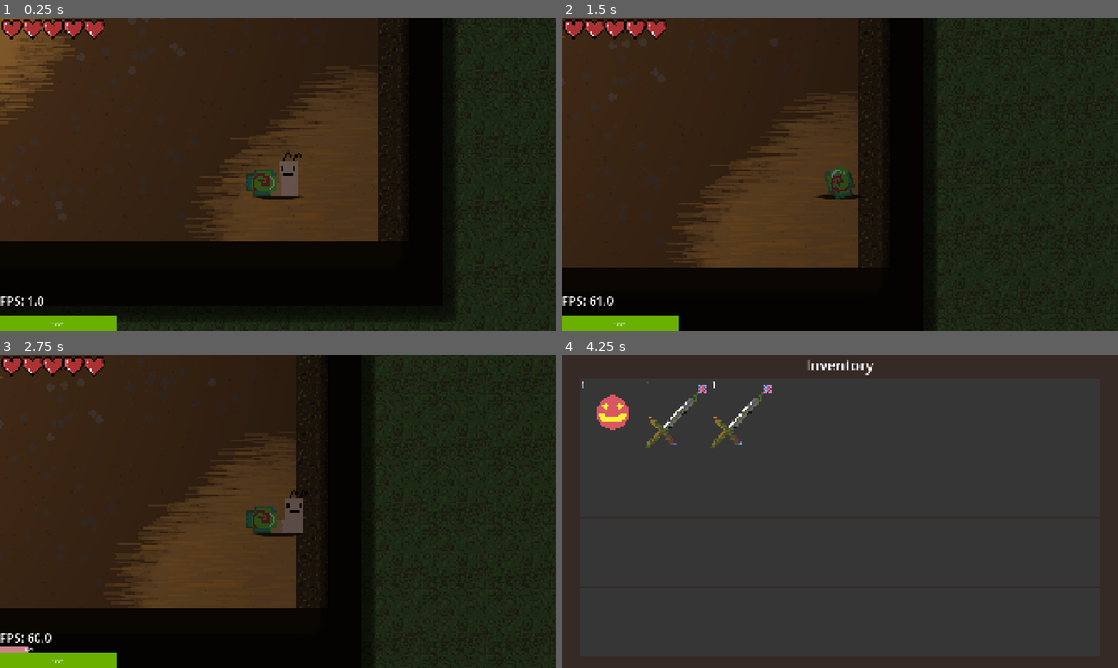
Above: before the commit, frames 1-4 (two rows, left to right).
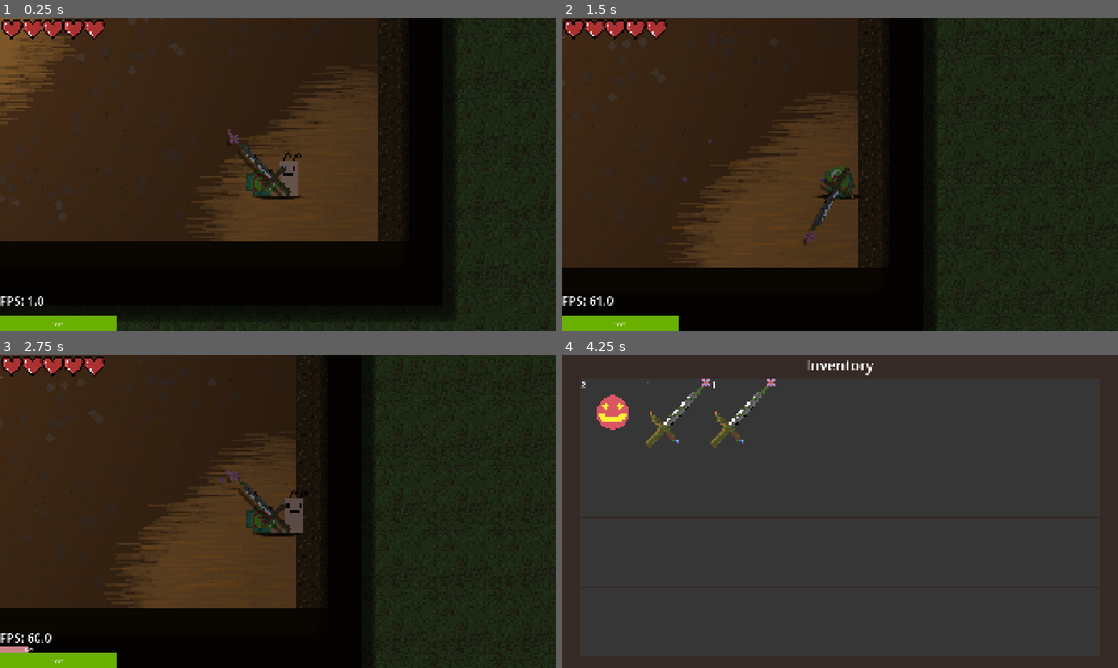
Above: after the commit, the same moments.

Repository: mark4pro/rogue-like
Game: Godot game, scene res://worldGen/testGen.tscn
The game is run twice, just before and just after one commit, with the same random seed, the same clock (stepped at 60 frames per second) and the same inputs. Sound files missing from this copy of the repository are replaced by a short silence.
Inputs (mouse positions are in pixels of both pictures, inside the frame that each line leads up to):
- Up to frame 1 (0.25 s): no input
- Up to frame 2 (1.5 s): tap Enter at 0.5 s; move the mouse to (962, 158) at 0.52 s; hold D (right) 0.53-1.28 s; tap Ctrl (roll) at 0.6 s; click (962, 158) at 0.67 s; move the mouse to (728, 190) at 1.27 s; hold S (down) from 1.28 s (still down); tap F6 (free_cam) at 1.35 s
- Up to frame 3 (2.75 s): tap Ctrl (roll) at 1.55, 2.3 s; move the mouse to (333, 442) at 2.02 s; release S (down) at 2.03 s; hold D (right) from 2.03 s (still down); tap E (interact) at 2.1 s
- Up to frame 4 (4.25 s): tap Space at 2.75 s; move the mouse to (812, 574) at 2.77 s; release D (right) at 2.78 s; hold W (up) 2.78-3.53 s; tap Ctrl (roll) at 2.85, 3.8 s; click (812, 574) at 2.92 s; move the mouse to (1006, 558) at 3.52 s; hold A (left) from 3.53 s (still down); hold Shift (sprint) from 3.53 s (still down); tap I (inventory) at 4.15 s

The runs differ from the first frame. In frame 1, 0.5% of the frame differs, in the area x 41-53%, y 35-57%; in frame 2, 0.4%; in frame 3, 0.5%; in frame 4, 0.9%, in the area x 3-39%, y 7-30%.
Error after the commit: Cannot call method 'is_playing' on a null value. (res://Script/weapons/basic_sword.gd:22)

Commit message:
epic shit

Diff:
--- a/Assets/items/over_grown.tres
+++ b/Assets/items/over_grown.tres
@@ -2,13 +2,16 @@
 
 [ext_resource type="Texture2D" uid="uid://bbofvvd4rwy0v" path="res://Assets/imgs/weapons/over_grown.png" id="1_ai7fc"]
 [ext_resource type="Script" uid="uid://8d6fyj0lrxpo" path="res://Script/Res/weaponItem.gd" id="1_iqc8k"]
+[ext_resource type="PackedScene" uid="uid://blrmnsogahhbg" path="res://Assets/prefabs/weapons/over_grown.tscn" id="3_es8wj"]
 
 [resource]
 script = ExtResource("1_iqc8k")
-id = 100
+weaponScene = ExtResource("3_es8wj")
+id = 35
 name = "Over Grown"
 itemType = 1
 itemIcon = ExtResource("1_ai7fc")
 equippable = true
 stackable = false
+cost = 50
 metadata/_custom_type_script = "uid://8d6fyj0lrxpo"
--- a/Assets/prefabs/player.tscn
+++ b/Assets/prefabs/player.tscn
@@ -2,6 +2,7 @@
 
 [ext_resource type="Script" uid="uid://bfgy714al867q" path="res://Script/player_controller.gd" id="1_fj04p"]
 [ext_resource type="Texture2D" uid="uid://bgy1rvpqhpbh1" path="res://Assets/imgs/Bob-sheet.png" id="2_fj04p"]
+[ext_resource type="PackedScene" uid="uid://blrmnsogahhbg" path="res://Assets/prefabs/weapons/over_grown.tscn" id="3_ev7rh"]
 [ext_resource type="Texture2D" uid="uid://bcetjsof4a06x" path="res://Assets/imgs/UI/heart.png" id="3_g621r"]
 [ext_resource type="Texture2D" uid="uid://b70aujp6bewbx" path="res://Assets/imgs/effects/shadow.png" id="4_gmoaq"]
 [ext_resource type="Script" uid="uid://dwmaslk0joqji" path="res://Script/inventory_ui.gd" id="5_w0l5f"]
@@ -329,6 +330,92 @@
 [sub_resource type="StyleBoxFlat" id="StyleBoxFlat_mbpd7"]
 bg_color = Color(0.7901416, 0.51239294, 0.5351781, 1)
 
+[sub_resource type="Animation" id="Animation_wwh7s"]
+length = 0.001
+tracks/0/type = "value"
+tracks/0/imported = false
+tracks/0/enabled = true
+tracks/0/path = NodePath("RotPoint/WeaponRotPoint/WeaponPivot:z_index")
+tracks/0/interp = 1
+tracks/0/loop_wrap = true
+tracks/0/keys = {
+"times": PackedFloat32Array(0),
+"transitions": PackedFloat32Array(1),
+"update": 1,
+"values": [0]
+}
+tracks/1/type = "value"
+tracks/1/imported = false
+tracks/1/enabled = true
+tracks/1/path = NodePath("RotPoint/WeaponRotPoint/WeaponPivot:rotation")
+tracks/1/interp = 1
+tracks/1/loop_wrap = true
+tracks/1/keys = {
+"times": PackedFloat32Array(0),
+"transitions": PackedFloat32Array(1),
+"update": 0,
+"values": [-0.7853982]
+}
+tracks/2/type = "value"
+tracks/2/imported = false
+tracks/2/enabled = true
+tracks/2/path = NodePath("RotPoint/WeaponRotPoint/WeaponPivot:position")
+tracks/2/interp = 1
+tracks/2/loop_wrap = true
+tracks/2/keys = {
+"times": PackedFloat32Array(0),
+"transitions": PackedFloat32Array(1),
+"update": 0,
+"values": [Vector2(2, 2)]
+}
+
+[sub_resource type="Animation" id="Animation_8tub1"]
+resource_name = "swing"
+length = 0.5000042
+step = 0.041666668
+tracks/0/type = "value"
+tracks/0/imported = false
+tracks/0/enabled = true
+tracks/0/path = NodePath("RotPoint/WeaponRotPoint/WeaponPivot:position")
+tracks/0/interp = 1
+tracks/0/loop_wrap = true
+tracks/0/keys = {
+"times": PackedFloat32Array(0, 0.125, 0.25, 0.375, 0.5),
+"transitions": PackedFloat32Array(1, 1, 1, 1, 1),
+"update": 0,
+"values": [Vector2(0, 5), Vector2(5, 2.5), Vector2(10, 2), Vector2(5, -2.5), Vector2(0, -5)]
+}
+tracks/1/type = "value"
+tracks/1/imported = false
+tracks/1/enabled = true
+tracks/1/path = NodePath("RotPoint/WeaponRotPoint/WeaponPivot:rotation")
+tracks/1/interp = 1
+tracks/1/loop_wrap = true
+tracks/1/keys = {
+"times": PackedFloat32Array(0, 0.25, 0.5),
+"transitions": PackedFloat32Array(1, 1, 1),
+"update": 0,
+"values": [-0.7853982, -5.497787, -7.0685835]
+}
+tracks/2/type = "value"
+tracks/2/imported = false
+tracks/2/enabled = true
+tracks/2/path = NodePath("RotPoint/WeaponRotPoint/WeaponPivot:z_index")
+tracks/2/interp = 1
+tracks/2/loop_wrap = true
+tracks/2/keys = {
+"times": PackedFloat32Array(0, 0.20833333, 0.29166666, 0.5),
+"transitions": PackedFloat32Array(1, 1, 1, 1),
+"update": 1,
+"values": [0, 0, -1, -1]
+}
+
+[sub_resource type="AnimationLibrary" id="AnimationLibrary_i87ed"]
+_data = {
+&"RESET": SubResource("Animation_wwh7s"),
+&"swing": SubResource("Animation_8tub1")
+}
+
 [node name="Player" type="RigidBody2D" unique_id=2014763879 groups=["Player"]]
 process_mode = 3
 z_index = 3
@@ -354,6 +441,15 @@
 animation = &"death"
 speed_scale = 4.005
 
+[node name="WeaponRotPoint" type="Node2D" parent="RotPoint" unique_id=1132085405]
+
+[node name="WeaponPivot" type="Node2D" parent="RotPoint/WeaponRotPoint" unique_id=1604896126]
+position = Vector2(2, 2)
+rotation = -0.7853982
+scale = Vector2(0.99999994, 0.99999994)
+
+[node name="Sword" parent="RotPoint/WeaponRotPoint/WeaponPivot" unique_id=1825071353 instance=ExtResource("3_ev7rh")]
+
 [node name="roll_cooldown" type="Timer" parent="." unique_id=1953313286]
 wait_time = 2.0
 one_shot = true
@@ -388,6 +484,7 @@
 process_material = SubResource("ParticleProcessMaterial_gmoaq")
 
 [node name="UI" type="CanvasLayer" parent="." unique_id=963694637]
+visible = false
 
 [node name="HealthBar" type="TextureRect" parent="UI" unique_id=1332307762]
 texture_repeat = 2
@@ -488,6 +585,7 @@
 
 [node name="pauseMenu" type="CanvasLayer" parent="." unique_id=732976117]
 layer = 6
+visible = false
 
 [node name="pauseMenu" type="Control" parent="pauseMenu" unique_id=403354627]
 layout_mode = 3
@@ -601,6 +699,9 @@
 horizontal_alignment = 1
 vertical_alignment = 1
 
+[node name="Weapon" type="AnimationPlayer" parent="." unique_id=1254558574]
+libraries/ = SubResource("AnimationLibrary_i87ed")
+
 [connection signal="animation_finished" from="RotPoint/Sprite2D" to="." method="_on_sprite_2d_animation_finished"]
 [connection signal="timeout" from="roll_cooldown" to="." method="_on_roll_cooldown_timeout"]
 [connection signal="timeout" from="UI/MessageTimer" to="." method="_on_message_timer_timeout"]
--- /dev/null
+++ b/Assets/prefabs/weapons/over_grown.tscn
@@ -0,0 +1,69 @@
+[gd_scene format=3 uid="uid://blrmnsogahhbg"]
+
+[ext_resource type="Script" uid="uid://jqjjso8ubn4h" path="res://Script/weapons/basic_sword.gd" id="1_g0nmt"]
+[ext_resource type="Texture2D" uid="uid://bbofvvd4rwy0v" path="res://Assets/imgs/weapons/over_grown.png" id="2_3hxgh"]
+[ext_resource type="Shader" uid="uid://b8rek7pxkyq5r" path="res://Assets/shaders/drop_shadow.gdshader" id="2_u4v2o"]
+[ext_resource type="Texture2D" uid="uid://oyvy6kab4ex8" path="res://Assets/imgs/Lights/Light_1.png" id="4_u4v2o"]
+
+[sub_resource type="ShaderMaterial" id="ShaderMaterial_peu7m"]
+shader = ExtResource("2_u4v2o")
+shader_parameter/debug = false
+shader_parameter/border_scale = 1.0
+shader_parameter/shadow_offset = Vector2(5, -5)
+shader_parameter/color = Color(0, 0, 0, 0.23529412)
+shader_parameter/blur_amount = 1.0000000475
+shader_parameter/shadow_scale = 1.5
+shader_parameter/disable_rotating = false
+
+[sub_resource type="RectangleShape2D" id="RectangleShape2D_vmpkx"]
+size = Vector2(7.9999995, 42)
+
+[sub_resource type="Gradient" id="Gradient_peu7m"]
+offsets = PackedFloat32Array(0, 0.53583616, 1)
+colors = PackedColorArray(0.867113, 0.51446253, 0.53261954, 1, 0.65722454, 0.39925683, 0.6709437, 1, 0.60980207, 0.3732271, 0.70219684, 1)
+
+[sub_resource type="GradientTexture1D" id="GradientTexture1D_p1xr3"]
+gradient = SubResource("Gradient_peu7m")
+
+[sub_resource type="ParticleProcessMaterial" id="ParticleProcessMaterial_ecq8s"]
+particle_flag_disable_z = true
+direction = Vector3(1, -1, 0)
+spread = 20.0
+initial_velocity_min = 10.0
+initial_velocity_max = 100.0
+gravity = Vector3(0, 50, 0)
+scale_min = 0.01
+scale_max = 0.03
+color_ramp = SubResource("GradientTexture1D_p1xr3")
+hue_variation_min = -0.010000022
+hue_variation_max = 0.009999977
+
+[node name="Sword" type="Node2D" unique_id=1825071353]
+script = ExtResource("1_g0nmt")
+
+[node name="Sprite2D" type="Sprite2D" parent="." unique_id=1548151299]
+material = SubResource("ShaderMaterial_peu7m")
+position = Vector2(0, -15)
+rotation = -0.7853982
+scale = Vector2(0.5, 0.5)
+texture = ExtResource("2_3hxgh")
+
+[node name="Col" type="Area2D" parent="Sprite2D" unique_id=1039468138]
+collision_layer = 0
+collision_mask = 0
+
+[node name="CollisionShape2D" type="CollisionShape2D" parent="Sprite2D/Col" unique_id=574013284]
+visible = false
+position = Vector2(3.535534, -3.535534)
+rotation = 0.7853982
+scale = Vector2(0.99999994, 0.99999994)
+shape = SubResource("RectangleShape2D_vmpkx")
+
+[node name="GPUParticles2D" type="GPUParticles2D" parent="Sprite2D" unique_id=666892474]
+position = Vector2(25.455849, -25.455849)
+amount = 30
+amount_ratio = 0.1
+texture = ExtResource("4_u4v2o")
+process_material = SubResource("ParticleProcessMaterial_ecq8s")
+
+[connection signal="body_entered" from="Sprite2D/Col" to="Sprite2D" method="_on_col_body_entered"]
--- a/Script/Global.gd
+++ b/Script/Global.gd
@@ -1,7 +1,6 @@
 extends Node
 
 var playerRes : PackedScene = preload("res://Assets/prefabs/player.tscn")
-var groundItem : PackedScene = preload("res://Assets/prefabs/groundItem.tscn")
 var inventoryItem : PackedScene = preload("res://Assets/prefabs/inventoryItem.tscn")
 var contextMenu : PackedScene = preload("res://Assets/prefabs/context_menu.tscn")
 var massageUI : PackedScene = preload("res://Assets/prefabs/message.tscn")
@@ -10,6 +9,8 @@
 @export_category("Inventory")
 @export var Inventory : Array[BaseItem] = []
 @export var MaxInventory : int = 32
+@export var weapon : WeaponItem = null
+#@export var armor : ArmorItem = null
 
 @export_category("Player stats")
 @export var armor : float = 0
@@ -42,6 +43,8 @@
 @export_range(0.0, 1.0, 0.001) var timeOfDay : float = 0.0
 @export var totalDays : int = 0 #Total amount of days past
 @export var runDays : int = 0 #Amount of days past during run
+@export var lastRunDays : int = 0
+@export var longestRun : int = 0
 @export_category("Colors")
 @export var nightColor : Color = Color(0.08, 0.08, 0.15)
 @export var dayColor : Color = Color(1, 1, 1)
@@ -51,6 +54,11 @@
 @export var bloodMoonChance : float = 0.1
 @export var isBloodMoon : bool = false
 
+@export_category("RNG")
+@export var rng : int = randi()
+@export var meta : float = totalDays * 0.6
+@export var performance : float = 1
+
 const MIDNIGHT : float = 0.0
 const SUNRISE : float = 0.25
 const NOON : float = 0.5
@@ -63,6 +71,7 @@
 
 func _ready() -> void:
 	#For testing
+	add_item(load("res://Assets/items/health_1.tres"))
 	add_item(load("res://Assets/items/health_1.tres"))
 	add_item(load("res://Assets/items/over_grown.tres"))
 	add_item(load("res://Assets/items/over_grown.tres"))
@@ -88,9 +97,15 @@
 		if not index == -1:
 			Inventory[index].quantitiy += item.quantitiy
 		else:
-			Inventory.append(item.duplicate())
+			var newItem : BaseItem = item.duplicate(true)
+			if not newItem.rolled: newItem.rollStats()
+
+			Inventory.append(newItem)
 	else:
-		Inventory.append(item.duplicate())
+		var newItem : BaseItem = item.duplicate(true)
+		if not newItem.rolled: newItem.rollStats()
+
+		Inventory.append(newItem)
 
 func remove_items(item: BaseItem, amount: int = 1) -> void:
 	var index = Inventory.find_custom(func(i): return i == item)
@@ -120,6 +135,8 @@
 
 func resetRunDays() -> void:
 	isBloodMoon = false
+	lastRunDays = runDays
+	if runDays > longestRun: longestRun = runDays
 	totalDays += runDays + 1
 	runDays = 0
 	timeOfDay = SUNRISE
@@ -142,6 +159,10 @@
 	return list.back().data
 
 func _process(delta: float) -> void:
+	meta = totalDays * 0.6
+	if longestRun > 0:
+		performance = float(lastRunDays) / float(longestRun)
+
 	if not currentScene:
 		currentScene = get_tree().current_scene
 
--- a/Script/Res/Base_items.gd
+++ b/Script/Res/Base_items.gd
@@ -13,8 +13,15 @@
 @export var itemIcon : Texture2D
 @export var equippable : bool = false
 @export var stackable : bool = true
+@export var weight : float = 1.0
+@export var cost : int = 0
+@export var costVar : float = 0.2
 
+var rolled : bool = false
 var quantitiy : int = 1
+
+func rollStats() -> void:
+	rolled = true
 
 func use() -> void:
 	pass
@@ -32,7 +39,7 @@
 	if not stackable: amount = 1
 	amount = clampi(amount, 1, quantitiy)
 	unequip()
-	var newGroundItem : Node2D = Global.groundItem.instantiate()
+	var newGroundItem : Node2D = preload("res://Assets/prefabs/groundItem.tscn").instantiate()
 	newGroundItem.name = name
 	newGroundItem.position = Global.player.position
 	var newItem : BaseItem = self.duplicate()
--- a/Script/Res/weaponItem.gd
+++ b/Script/Res/weaponItem.gd
@@ -1,11 +1,62 @@
 extends BaseItem
 class_name WeaponItem
+
+@export_category("Weapon")
+@export var weaponScene : PackedScene = null
+
+@export_category("Weapon Stats")
+@export var baseDamage : float = 100
+@export var damageVar : float = 0.2
+
+@export_category("Rolled Stats")
+@export var damage : float
+@export var critChance : float
+@export var critMulti : float
+@export var rarity : int
+
+var setDay : int = 0
+
+func rollStats() -> void:
+	if Global.sceneIndex != 0:
+		setDay = Global.runDays
+	else:
+		var per = lerp(0.5, 1.0, Global.performance)
+		setDay = Global.meta * per
+
+	var rng : RandomNumberGenerator = RandomNumberGenerator.new()
+	rng.seed = Global.rng
+
+	var dayBias : float = setDay * 0.015
+
+	var roll : float = clamp(rng.randf() + dayBias, 0.0, 0.999)
+	rarity = int(roll * 6)
+
+	var rarityMult : float = 1.0 + rarity * 0.25
+
+	var curve : float = pow(setDay, 1.2)
+	var progMult : float = 1.0 + curve * 0.01
+
+	var variance : float = baseDamage * damageVar
+	damage = rng.randf_range(baseDamage - variance, baseDamage + variance)
+	damage *= rarityMult * progMult
+
+	critChance = rng.randf_range(0.05, 0.15)
+	critChance *= rarityMult * progMult
+	critMulti = rng.randf_range(1.5, 2.5)
+
+	var costVariance : float = cost * costVar
+	cost = rng.randf_range(cost - costVariance, cost + costVariance)
+	cost *= rarityMult * progMult
+
+	Global.rng = randi()
+	rolled = true
 
 func use() -> void:
 	pass
 
 func equip() -> void:
-	pass
+	Global.weapon = self
 
 func unequip() -> void:
-	pass
+	if Global.weapon == self:
+		Global.weapon = null
--- a/Script/cone.gd
+++ b/Script/cone.gd
@@ -6,6 +6,9 @@
 var dir : Vector2 = Vector2.ZERO
 var vAngle : float = 90
 var vRange : float = 100
+
+func _process(_delta: float) -> void:
+	if not Global.debugVision: queue_redraw()
 
 func _draw() -> void:
 	if not Global.debugVision:
--- a/Script/context_menu.gd
+++ b/Script/context_menu.gd
@@ -8,8 +8,8 @@
 	if item.equippable:
 		#$PanelContainer/VBoxContainer/useBttn.visible = true
 		$PanelContainer/VBoxContainer/dropBttn.visible = true
-		#$PanelContainer/VBoxContainer/equipBttn.visible = false
-		#$PanelContainer/VBoxContainer/unequipBttn.visible = false
+		$PanelContainer/VBoxContainer/equipBttn.visible = false
+		$PanelContainer/VBoxContainer/unequipBttn.visible = false
 	else:
 		$PanelContainer/VBoxContainer/useBttn.visible = true
 		$PanelContainer/VBoxContainer/dropBttn.visible = true
@@ -17,6 +17,15 @@
 		$PanelContainer/VBoxContainer/unequipBttn.visible = false
 
 func _process(_delta: float) -> void:
+	if item.equippable:
+		if item.itemType == BaseItem.item_type.WEAPON:
+			if Global.weapon == item:
+				$PanelContainer/VBoxContainer/equipBttn.visible = false
+				$PanelContainer/VBoxContainer/unequipBttn.visible = true
+			else:
+				$PanelContainer/VBoxContainer/equipBttn.visible = true
+				$PanelContainer/VBoxContainer/unequipBttn.visible = false
+
 	if Input.is_mouse_button_pressed(MOUSE_BUTTON_LEFT) and not touching:
 		queue_free()
 
--- a/Script/groundItem.gd
+++ b/Script/groundItem.gd
@@ -12,6 +12,7 @@
 
 # Called every frame. 'delta' is the elapsed time since the previous frame.
 func _process(_delta: float) -> void:
+	if not item.rolled: item.rollStats()
 	if player_in_range and Input.is_action_just_pressed("interact") and not get_tree().paused:
 		pickup_item()
 
--- a/Script/inventoryItem.gd
+++ b/Script/inventoryItem.gd
@@ -1,8 +1,10 @@
 extends TextureRect
 
+@export var equippedColor : Color = Color.RED
 @export var item : BaseItem = null
 
 var touching : bool = false
+var redraw : bool = false
 
 func _ready() -> void:
 	if item: texture = item.itemIcon
@@ -20,8 +22,21 @@
 			newContext.position = get_viewport().get_mouse_position()
 			newContext.item = item
 			Global.player.Inventory_UI.add_child(newContext)
+
+		if Global.weapon == item and not redraw:
+			queue_redraw()
+			redraw = true
+		if not Global.weapon == item and redraw:
+			queue_redraw()
+			redraw = false
 	else:
 		$Amount.visible = false
+
+func _draw() -> void:
+	if item and item.equippable:
+		if item.itemType == BaseItem.item_type.WEAPON:
+			if Global.weapon == item:
+				draw_rect(Rect2(0, 0, size.x, size.y), equippedColor, false, 2)
 
 func _on_mouse_entered() -> void:
 	touching = true
--- a/Script/player_controller.gd
+++ b/Script/player_controller.gd
@@ -12,6 +12,7 @@
 @onready var camera : Camera2D = $Camera2D
 @onready var pauseMenu : CanvasLayer = $pauseMenu
 @onready var deathScreen : CanvasLayer = $deathMenu
+@onready var weaponPivot : Node2D = $RotPoint/WeaponPivot
 
 @export_category("Stats")
 @export var max_health : float = 100
@@ -55,7 +56,10 @@
 
 var bounds : CollisionPolygon2D = null
 
+var oldWeapon : WeaponItem = null
+
 func _ready():
+	$UI.visible = true
 	Inventory_UI.visible = false
 	pauseMenu.visible = false
 	deathScreen.visible = false
@@ -180,20 +184,20 @@
 
 		#Flip sprite and rotation based on movement direction
 		if linear_velocity.x < 0:
-			sprite.flip_h = true
+			rot_point.scale.x = -1
 		elif linear_velocity.x > 0:
-			sprite.flip_h = false
+			rot_point.scale.x = 1
 
 		#Flip sprite and rotation based on roll direction
 		if is_rolling:
 			if roll_dir.x < 0:
-				sprite.flip_h = true
 				rspeed = -roll_rot_speed
+				rot_point.scale.x = -1
 			elif roll_dir.x > 0:
-				sprite.flip_h = false
 				rspeed = roll_rot_speed
-
-		if sprite.flip_h:
+				rot_point.scale.x = 1
+
+		if rot_point.scale.x == -1:
 			$CollisionShape2D.position.x = 1.5
 		else:
 			$CollisionShape2D.position.x = -1.5
@@ -209,10 +213,10 @@
 
 		#Particles
 		if is_moving and not is_rolling:
-			left_grass.emitting = not sprite.flip_h
-			right_grass.emitting = sprite.flip_h
-			left_grass.visible = not sprite.flip_h
-			right_grass.visible = sprite.flip_h
+			left_grass.emitting = not rot_point.scale.x == -1
+			right_grass.emitting = rot_point.scale.x == -1
+			left_grass.visible = not rot_point.scale.x == -1
+			right_grass.visible = rot_point.scale.x == -1
 		else:
 			left_grass.emitting = false
 			right_grass.emitting = false
@@ -225,6 +229,18 @@
 		right_grass.visible = false
 		Global.messageTimer.paused = true
 
+	#Weapon stuff
+	if not oldWeapon == Global.weapon:
+		oldWeapon = Global.weapon
+		if weaponPivot.get_child_count() > 0: weaponPivot.get_children()[0].queue_free()
+
+		var newWeapon : Node2D = Global.weapon.weaponScene.instantiate()
+		newWeapon.name = "weapon"
+		newWeapon.animPlayer = $Weapon
+		newWeapon.sprite = sprite
+
+		weaponPivot.add_child(newWeapon)
+
 	#Update the UI here
 	var maxHBSize : float = health_bar.texture.get_width() * 5
 	health_bar.size.x = (health / max_health) * maxHBSize
--- /dev/null
+++ b/Script/weapons/basic_sword.gd
@@ -0,0 +1,26 @@
+extends Node2D
+
+@export var animPlayer : AnimationPlayer = null
+@export var sprite : AnimatedSprite2D = null
+
+var gpuPart : GPUParticles2D = null
+
+func _ready() -> void:
+	$Sprite2D/Col.set_collision_layer_value(1, false)
+	$Sprite2D/Col.set_collision_mask_value(1, false)
+
+	if get_parent().is_in_group("Player"):
+		$Sprite2D/Col.set_collision_layer_value(4, true)
+		$Sprite2D/Col.set_collision_mask_value(3, true)
+	else:
+		$Sprite2D/Col.set_collision_layer_value(5, true)
+		$Sprite2D/Col.set_collision_mask_value(2, true)
+
+	gpuPart = get_node_or_null("Sprite2D/GPUParticles2D")
+
+func _process(_delta: float) -> void:
+	if gpuPart and animPlayer.is_playing():
+		gpuPart.amount_ratio = clampf(gpuPart.amount_ratio, 0.1, 0.1 + (animPlayer.current_animation_position / animPlayer.current_animation_length))
+
+func _on_col_body_entered(_body: Node2D) -> void:
+	pass
--- a/project.godot
+++ b/project.godot
@@ -21,8 +21,8 @@
 
 [autoload]
 
+Global="*uid://b3lugf1qx08i4"
 Worldgen="*uid://dk61fmxhfrtqg"
-Global="*uid://b3lugf1qx08i4"
 EnemySpawner="*uid://q1u3yhfaxg0k"
 
 [display]
@@ -41,6 +41,7 @@
 Player=""
 items=""
 Bounds=""
+Enemy=""
 
 [input]
 
@@ -114,6 +115,8 @@
 
 2d_physics/layer_2="player"
 2d_physics/layer_3="enemy"
+2d_physics/layer_4="good_guy_weapon"
+2d_physics/layer_5="bad_guy_weapon"
 
 [physics]
 
Binary file changed: Assets/imgs/weapons/over_grown.png
Not shown, added: Script/weapons/basic_sword.gd.uid
